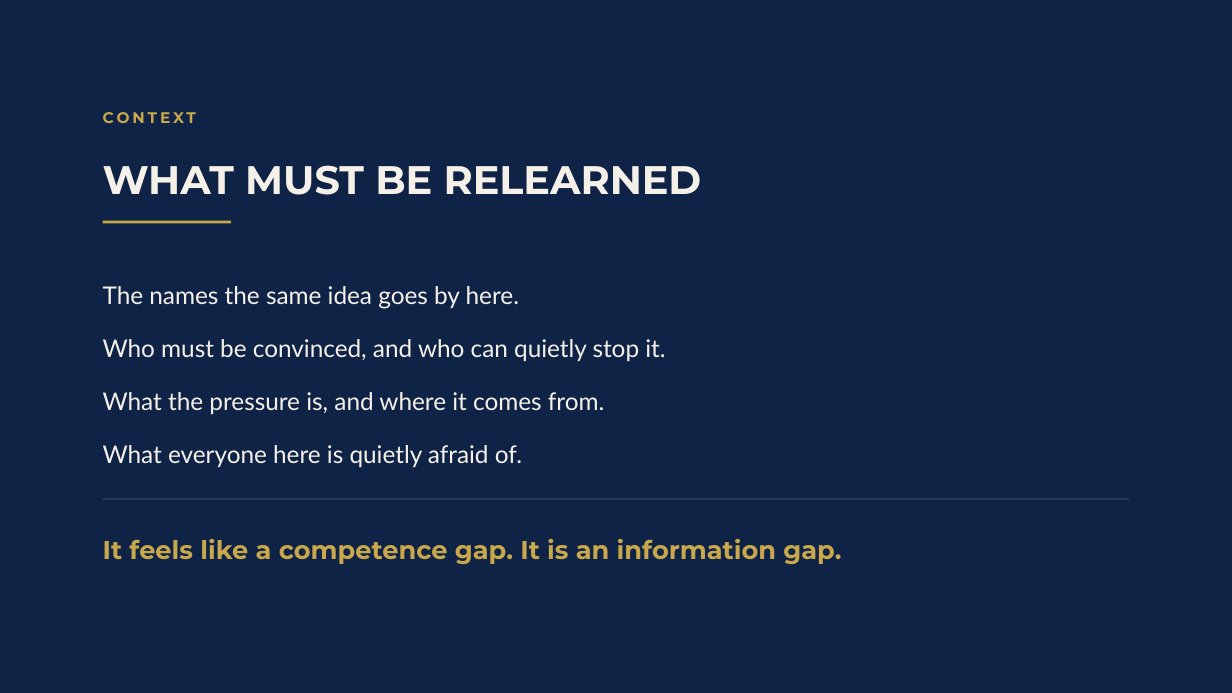
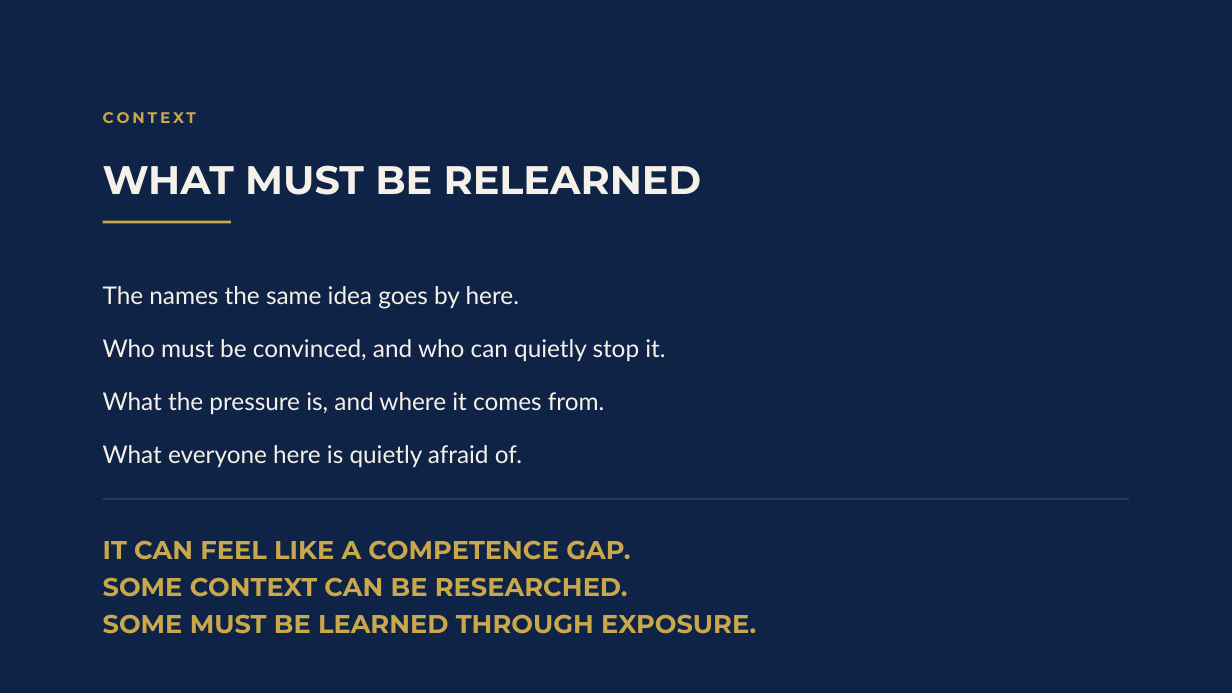
Before and after one commit to temidanielle/temidayoafonja-site, a slide deck: slide 5 of deliverables/video-8-slides/out/Video_8_Main_Slides.pptx. Drawn at 1232x693 pixels with LibreOffice and Linux fonts; fonts in the diff are those of the drawing. Boxes give left, top, right and bottom in pixels: in the first picture for what was removed or moved away, otherwise in the second. Text is boxed around its words. In the diff, an @@ line names an element or a change of style, - is before the commit and + after.

```diff
--- a/deliverables/video-8-slides/out/Video_8_Main_Slides.pptx
+++ b/deliverables/video-8-slides/out/Video_8_Main_Slides.pptx
@@ text at (103, 540, 756, 634): text changed @@
-It feels like a competence gap. It is an information gap.
+IT CAN FEEL LIKE A COMPETENCE GAP.
+SOME CONTEXT CAN BE RESEARCHED.
+SOME MUST BE LEARNED THROUGH EXPOSURE.
```
Also in this commit, not shown: 25 other files.
